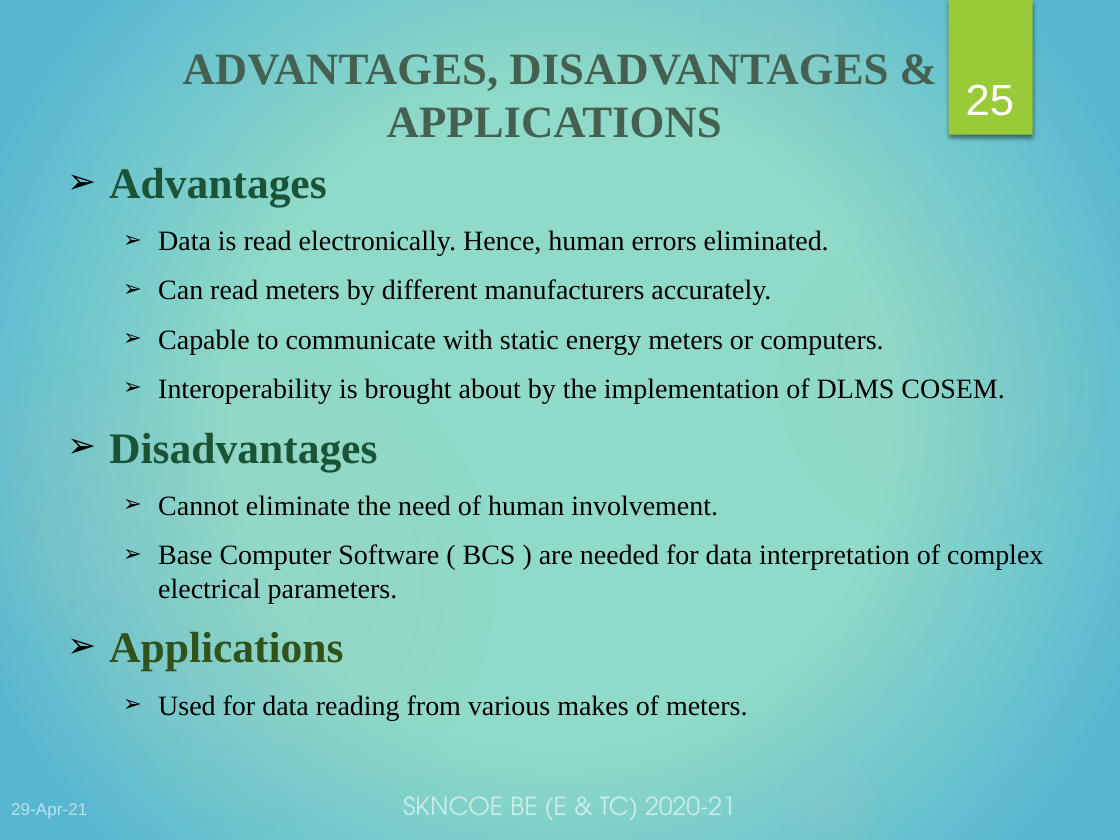
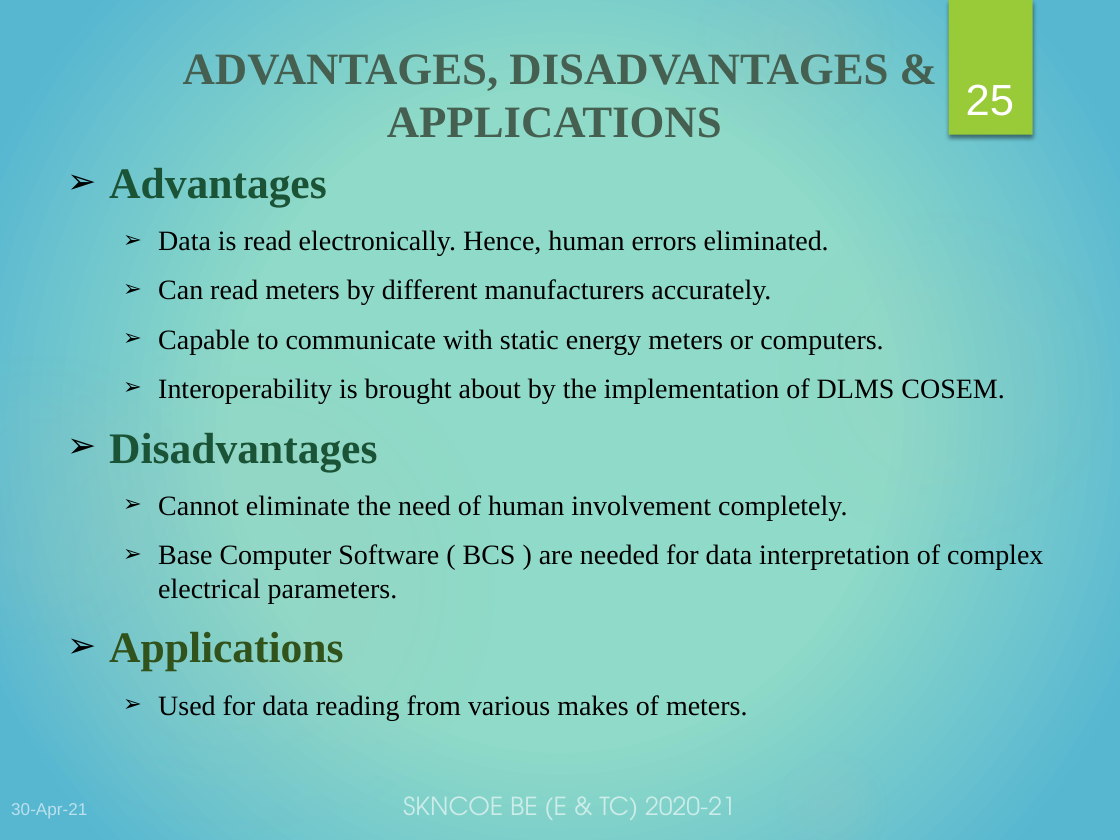
Before and after one commit to WorkWithSoham/Optical_Port_Data_Communication, a slide deck: slide 25 of FINAL OpticalPort-DataCommunication.pptx. Drawn at 1120x840 pixels with LibreOffice and Linux fonts; fonts in the diff are those of the drawing. Boxes give left, top, right and bottom in pixels: in the first picture for what was removed or moved away, otherwise in the second. Text is boxed around its words. In the diff, an @@ line names an element or a change of style, - is before the commit and + after.

```diff
--- a/FINAL OpticalPort-DataCommunication.pptx
+++ b/FINAL OpticalPort-DataCommunication.pptx
@@ text at bbox=[158, 495, 847, 520]: text changed @@
-  ➢ Cannot eliminate the need of human involvement.
+  ➢ Cannot eliminate the need of human involvement completely.
@@ text at bbox=[11, 803, 87, 819]: text changed @@
-29-Apr-21
+30-Apr-21
```
Also in this commit, not shown: 29 other slides changed.
